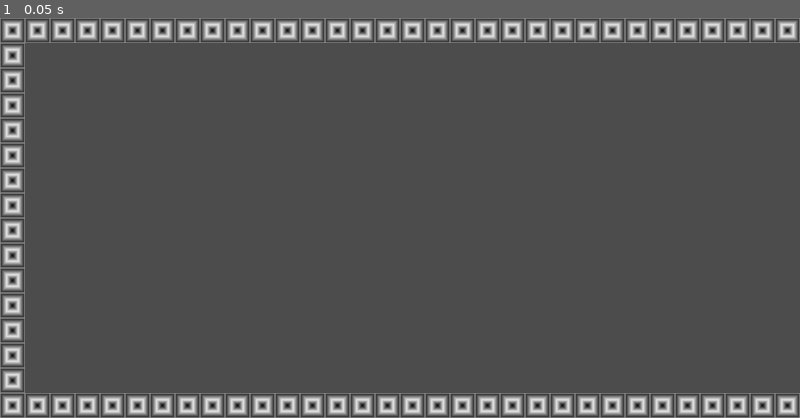
Above: before the commit, frame 1.
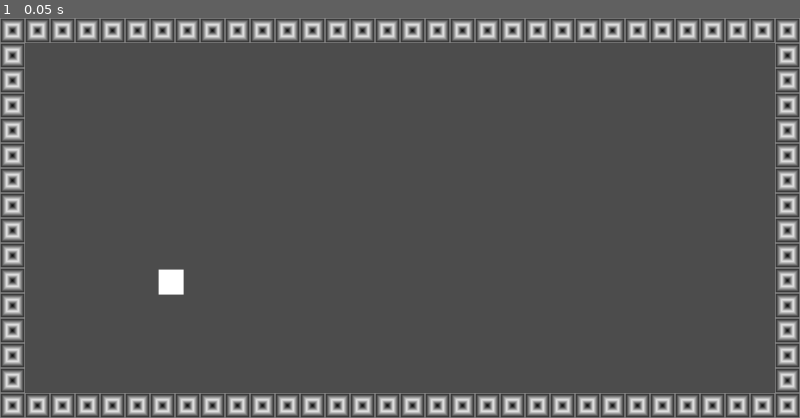
Above: after the commit, the same moment.

Repository: wolfb25/square_sprint
Game: Godot game, scene res://map.tscn
Two runs of this game, one before a commit and one after it. Both use one fixed random seed, a clock stepped at 60 frames per second and the inputs below.
Inputs:
- Up to frame 1 (0.05 s): no input

The runs differ from the first frame. In frame 1, 2.1% of the frame differs, in the area x 19-100%, y 6-94%.

Commit message:
playermade

Diff:
--- /dev/null
+++ b/Player.tscn
@@ -0,0 +1,19 @@
+[gd_scene load_steps=3 format=2]
+
+[ext_resource path="res://assets/whitesquare.png" type="Texture" id=1]
+
+[sub_resource type="RectangleShape2D" id=1]
+extents = Vector2( 16, 16 )
+
+[node name="Player" type="Node2D"]
+
+[node name="PlayerBody" type="KinematicBody2D" parent="."]
+__meta__ = {
+"_edit_group_": true
+}
+
+[node name="PlayerHitbox" type="CollisionShape2D" parent="PlayerBody"]
+shape = SubResource( 1 )
+
+[node name="PlayerImage" type="Sprite" parent="PlayerBody"]
+texture = ExtResource( 1 )
--- a/map.tscn
+++ b/map.tscn
@@ -1,6 +1,7 @@
-[gd_scene load_steps=4 format=2]
+[gd_scene load_steps=5 format=2]
 
 [ext_resource path="res://assets/tile.png" type="Texture" id=1]
+[ext_resource path="res://Player.tscn" type="PackedScene" id=2]
 
 [sub_resource type="ConvexPolygonShape2D" id=1]
 points = PoolVector2Array( 32, 32, 0, 32, 0, 0, 32, 0 )
@@ -30,8 +31,11 @@
 
 [node name="map" type="Node2D"]
 
+[node name="Player" parent="." instance=ExtResource( 2 )]
+position = Vector2( 219, 338 )
+
 [node name="TileMap" type="TileMap" parent="."]
 tile_set = SubResource( 2 )
 cell_size = Vector2( 32, 32 )
 format = 1
-tile_data = PoolIntArray( 0, 0, 0, 1, 0, 0, 2, 0, 0, 3, 0, 0 …(249 unchanged characters)…  0, 0, 30, 0, 0, 31, 0, 0, 65536, 0, 0, 131072, 0, 0, 196608, 0, 0, 262144, 0, 0, 327680, 0, 0, 393216, 0, 0, 458752, 0, 0, 524288, 0, 0, 589824, 0, 0, 655360, 0, 0, 720896, 0, 0, 786432, 0, 0, 851968, 0, 0, 917504, 0, 0, 983040, 0, 0, 983041, 0, 0, 9830 …(416 unchanged characters)…
+tile_data = PoolIntArray( 0, 0, 0, 1, 0, 0, 2, 0, 0, 3, 0, 0 …(249 unchanged characters)…  0, 0, 30, 0, 0, 31, 0, 0, 65536, 0, 0, 65567, 0, 0, 131072, 0, 0, 131103, 0, 0, 196608, 0, 0, 196639, 0, 0, 262144, 0, 0, 262175, 0, 0, 327680, 0, 0, 327711, 0, 0, 393216, 0, 0, 393247, 0, 0, 458752, 0, 0, 458783, 0, 0, 524288, 0, 0, 524319, 0, 0, 589824, 0, 0, 589855, 0, 0, 655360, 0, 0, 655391, 0, 0, 720896, 0, 0, 720927, 0, 0, 786432, 0, 0, 786463, 0, 0, 851968, 0, 0, 851999, 0, 0, 917504, 0, 0, 917535, 0, 0, 983040, 0, 0, 983041, 0, 0, 9830 …(416 unchanged characters)…
Binary file added: assets/whitesquare.png
Not shown, added: assets/whitesquare.png.import
